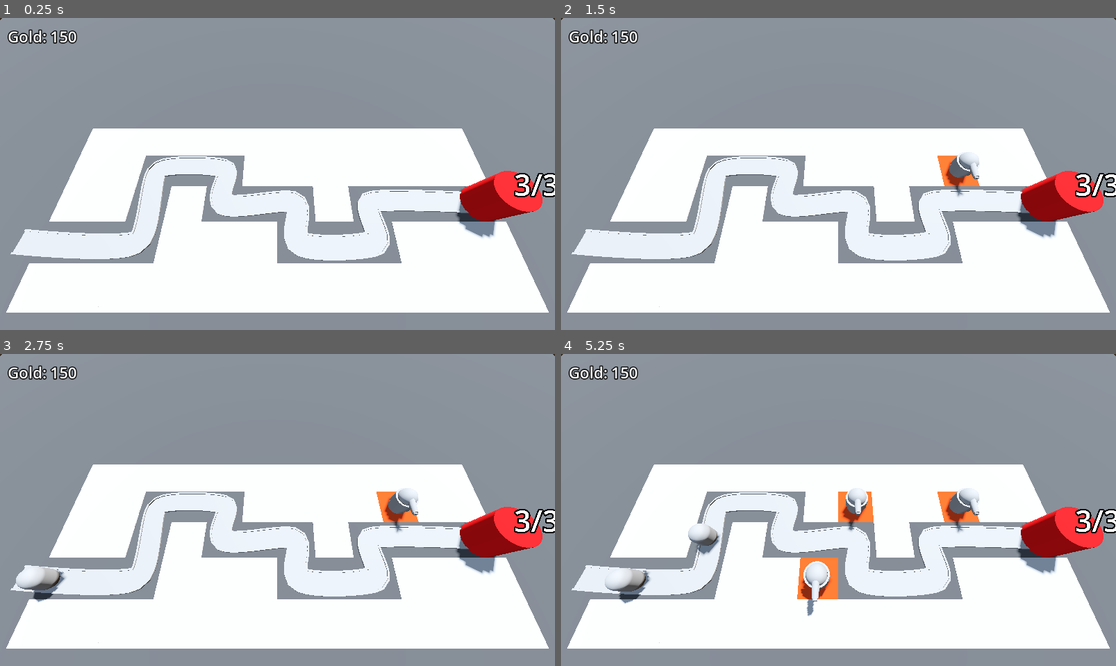
Above: before the commit, frames 1-4 (two rows, left to right).
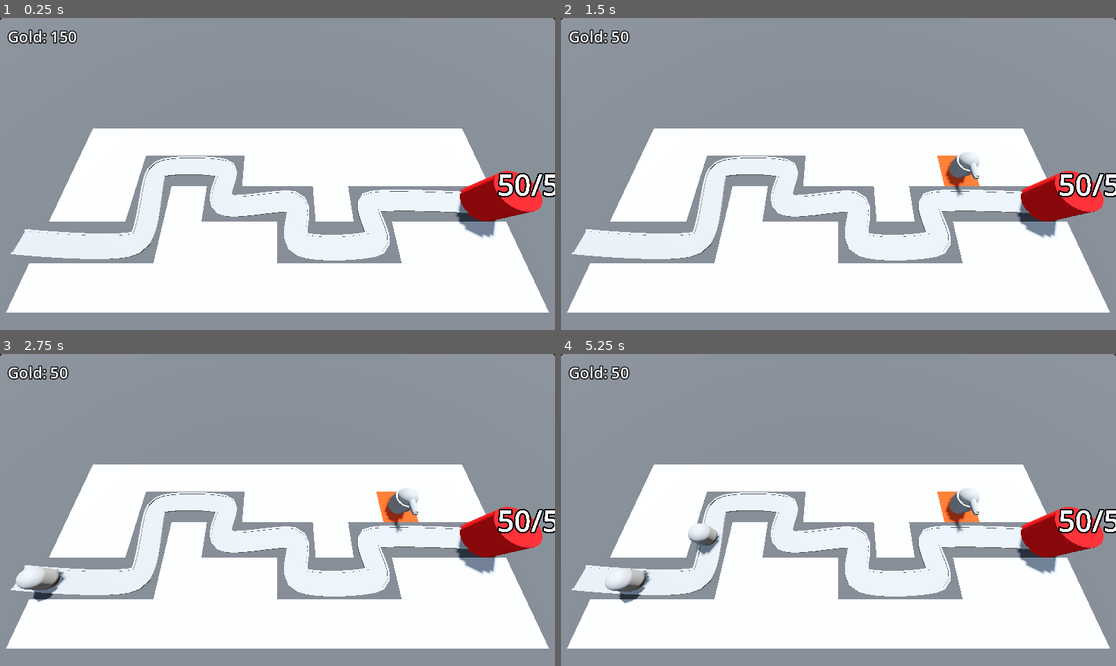
Above: after the commit, the same moments.

Repository: RileyWaldo/BarbarianBlaster
Game: Godot game, scene res://base_level.tscn
The game is run twice, just before and just after one commit, with the same random seed, the same clock (stepped at 60 frames per second) and the same inputs.
Inputs (mouse positions are in pixels of both pictures, inside the frame that each line leads up to):
- Up to frame 1 (0.25 s): no input
- Up to frame 2 (1.5 s): tap Enter at 0.5 s; move the mouse to (960, 158) at 0.52 s; click (960, 158) at 0.6 s; tap Space at 1.25 s; move the mouse to (727, 189) at 1.27 s; click (727, 189) at 1.35 s
- Up to frame 3 (2.75 s): tap Enter at 2 s; move the mouse to (333, 441) at 2.02 s; click (333, 441) at 2.1 s
- Up to frame 4 (5.25 s): move the mouse to (810, 572) at 2.77 s; click (810, 572) at 2.85 s; move the mouse to (1005, 556) at 3.52 s; click (1005, 556) at 3.6 s; move the mouse to (672, 463) at 4.27 s; click (672, 463) at 4.35 s; move the mouse to (866, 510) at 5.02 s; click (866, 510) at 5.1 s

The runs differ from the first frame. In frame 1, 0.3% of the frame differs, in the area x 89-100%, y 49-58%; in frame 2, 0.5%; in frame 3, 0.5%; in frame 4, 1.8%, in the area x 9-100%, y 4-84%.

Commit message:
Added difficulty curves

Diff:
--- /dev/null
+++ b/GameObjects/DifficultyManager.tscn
@@ -0,0 +1,23 @@
+[gd_scene load_steps=4 format=3 uid="uid://dxdhm0jx1qa8s"]
+
+[ext_resource type="Script" uid="uid://dg6vkut34wfv0" path="res://Scripts/DifficultyManager.gd" id="1_gsphe"]
+
+[sub_resource type="Curve" id="Curve_gsphe"]
+_limits = [0.25, 2.0, 0.0, 1.0]
+_data = [Vector2(0, 2), 0.0, -1.7500001, 0, 1, Vector2(1, 0.25), -1.7500001, 0.0, 1, 0]
+point_count = 2
+
+[sub_resource type="Curve" id="Curve_d2yxh"]
+_limits = [1.0, 6.0, 0.0, 1.0]
+_data = [Vector2(0, 1), 0.0, 5.0, 0, 1, Vector2(1, 6), 5.0, 0.0, 1, 0]
+point_count = 2
+
+[node name="DifficultyManager" type="Node"]
+script = ExtResource("1_gsphe")
+spawnTimeCurve = SubResource("Curve_gsphe")
+enemyHealthCurve = SubResource("Curve_d2yxh")
+
+[node name="Timer" type="Timer" parent="."]
+one_shot = true
+
+[connection signal="timeout" from="Timer" to="." method="_on_timer_timeout"]
--- a/GameObjects/Enemy.tscn
+++ b/GameObjects/Enemy.tscn
@@ -14,6 +14,21 @@
 radius = 1.0
 height = 3.0
 
+[sub_resource type="Animation" id="Animation_t2g0b"]
+length = 0.001
+tracks/0/type = "value"
+tracks/0/imported = false
+tracks/0/enabled = true
+tracks/0/path = NodePath("DamageHilight:visible")
+tracks/0/interp = 1
+tracks/0/loop_wrap = true
+tracks/0/keys = {
+"times": PackedFloat32Array(0),
+"transitions": PackedFloat32Array(1),
+"update": 1,
+"values": [false]
+}
+
 [sub_resource type="Animation" id="Animation_epw33"]
 resource_name = "TakeDamage"
 length = 0.1
@@ -28,21 +43,6 @@
 "transitions": PackedFloat32Array(1, 1),
 "update": 1,
 "values": [true, false]
-}
-
-[sub_resource type="Animation" id="Animation_t2g0b"]
-length = 0.001
-tracks/0/type = "value"
-tracks/0/imported = false
-tracks/0/enabled = true
-tracks/0/path = NodePath("DamageHilight:visible")
-tracks/0/interp = 1
-tracks/0/loop_wrap = true
-tracks/0/keys = {
-"times": PackedFloat32Array(0),
-"transitions": PackedFloat32Array(1),
-"update": 1,
-"values": [false]
 }
 
 [sub_resource type="AnimationLibrary" id="AnimationLibrary_bfy4x"]
--- a/GameObjects/Turret.tscn
+++ b/GameObjects/Turret.tscn
@@ -89,7 +89,7 @@
 
 [node name="ProjectileSpawnPoint" type="Node3D" parent="TurretBase/TurretTop/Gun"]
 unique_name_in_owner = true
-transform = Transform3D(1, 0, 0, 0, -4.371139e-08, 1, 0, -1, -4.371139e-08, 0, 0.96808946, 0.3172922)
+transform = Transform3D(1, 0, 0, 0, -4.371139e-08, 1, 0, -1, -4.371139e-08, 0, 0.96808946, 0.7565182)
 
 [node name="MeshInstance3D" type="MeshInstance3D" parent="TurretBase/TurretTop"]
 transform = Transform3D(1, 0, 0, 0, 1, 0, 0, 0, 1, 0, 0.3, 0)
--- a/Scripts/Bank.gd
+++ b/Scripts/Bank.gd
@@ -1,4 +1,6 @@
 extends MarginContainer
+
+class_name Bank
 
 @export var startingGold: int = 150
 
--- /dev/null
+++ b/Scripts/DifficultyManager.gd
@@ -0,0 +1,26 @@
+extends Node
+
+@export var gameLength: float = 30.0
+@export var spawnTimeCurve: Curve
+@export var enemyHealthCurve: Curve
+
+signal stopSpawningEnemies
+
+@onready var timer: Timer = $Timer
+
+func _ready() -> void:
+	timer.start(gameLength)
+
+
+func GameProgressRatio() -> float:
+	return 1.0 - (timer.time_left / gameLength)
+
+func GetSpawnTime() -> float:
+	return spawnTimeCurve.sample(GameProgressRatio())
+
+func GetEnemyHealth() -> float:
+	return enemyHealthCurve.sample(GameProgressRatio())
+
+
+func _on_timer_timeout() -> void:
+	stopSpawningEnemies.emit()
--- a/Scripts/Enemy.gd
+++ b/Scripts/Enemy.gd
@@ -3,10 +3,12 @@
 @export var moveSpeed: float = 5
 @export var damage: int = 1
 @export var maxHealth: int = 2
+@export var goldReward: int = 15
 
 @onready var animationPlayer: AnimationPlayer = $AnimationPlayer
 @onready var health: int = maxHealth
 @onready var base: Base = get_tree().get_first_node_in_group("base")
+@onready var bank: Bank = get_tree().get_first_node_in_group("bank")
 
 func _process(delta: float) -> void:
 	progress += delta * moveSpeed
@@ -14,9 +16,11 @@
 	if(progress_ratio >= 1.0):
 		base.TakeDamage(damage)
 		process_mode = Node.PROCESS_MODE_DISABLED
+		queue_free()
 
 func TakeDamage(damageTaken: int) -> void:
 	health -= damageTaken
 	animationPlayer.play("TakeDamage")
 	if(health <= 0):
+		bank.gold += goldReward
 		queue_free()
--- a/Scripts/RayPickerCamera.gd
+++ b/Scripts/RayPickerCamera.gd
@@ -3,8 +3,10 @@
 @export var gridMap: GridMap
 @export var rayMaxDistance: float = 100.0
 @export var turretManager: Node3D
+@export var turretCost: int = 100
 
 @onready var rayCast: RayCast3D = $RayCast3D
+@onready var bank: Bank = get_tree().get_first_node_in_group("bank")
 
 func _process(_delta: float) -> void:
 	var mousePos: Vector2 = get_viewport().get_mouse_position()
@@ -12,6 +14,10 @@
 	rayCast.force_raycast_update()
 
 	Input.set_default_cursor_shape(Input.CURSOR_ARROW)
+
+	if(bank.gold < turretCost):
+		return
+
 	if(rayCast.is_colliding()):
 		Input.set_default_cursor_shape(Input.CURSOR_POINTING_HAND)
 
@@ -26,3 +32,4 @@
 			gridMap.set_cell_item(cell, 1)
 			var tilePosition = gridMap.map_to_local(cell)
 			turretManager.BuildTurret(tilePosition)
+			bank.gold -= turretCost
--- a/Scripts/enemySpawner.gd
+++ b/Scripts/enemySpawner.gd
@@ -1,7 +1,16 @@
 extends Path3D
 
+@export var difficultyManager: Node
 @export var enemyScene: PackedScene
+
+@onready var spawnTimer: Timer = $SpawnTimer
 
 func SpawnEnemy() -> void:
 	var newEnemy = enemyScene.instantiate()
+	newEnemy.maxHealth = difficultyManager.GetEnemyHealth()
 	add_child(newEnemy)
+	spawnTimer.wait_time = difficultyManager.GetSpawnTime()
+
+
+func _on_difficulty_manager_stop_spawning_enemies() -> void:
+	spawnTimer.stop()
--- a/base_level.tscn
+++ b/base_level.tscn
@@ -8,6 +8,7 @@
 [ext_resource type="Script" uid="uid://btm061wtvyf1a" path="res://Scripts/TurretManager.gd" id="5_ftfrf"]
 [ext_resource type="PackedScene" uid="uid://cwnwy7uaafk4l" path="res://GameObjects/Turret.tscn" id="6_u2wky"]
 [ext_resource type="Script" uid="uid://dwd4mt5m3m28w" path="res://Scripts/Bank.gd" id="8_bkkah"]
+[ext_resource type="PackedScene" uid="uid://dxdhm0jx1qa8s" path="res://GameObjects/DifficultyManager.tscn" id="9_xjg0i"]
 
 [sub_resource type="ProceduralSkyMaterial" id="ProceduralSkyMaterial_4sal3"]
 sky_horizon_color = Color(0.66224277, 0.6717428, 0.6867428, 1)
@@ -64,9 +65,10 @@
 "cells": PackedInt32Array(65535, 2, 0, 65530, 0, 0, 65530, 2, 0, 4, 2, 0, 65534, 2, 0, 65533, 2, 0, 65532, 2, 0, 3, 2,  …(461 unchanged characters)…
 }
 
-[node name="EnemyPath" type="Path3D" parent="."]
+[node name="EnemyPath" type="Path3D" parent="." node_paths=PackedStringArray("difficultyManager")]
 curve = SubResource("Curve3D_3o4py")
 script = ExtResource("3_u2wky")
+difficultyManager = NodePath("../DifficultyManager")
 enemyScene = ExtResource("2_5vx1e")
 
 [node name="Road" type="CSGPolygon3D" parent="EnemyPath"]
@@ -78,7 +80,7 @@
 path_simplify_angle = 0.0
 path_rotation = 2
 path_rotation_accurate = false
-path_local = false
+path_local = true
 path_continuous_u = true
 path_u_distance = 1.0
 path_joined = false
@@ -92,7 +94,7 @@
 path_simplify_angle = 0.0
 path_rotation = 2
 path_rotation_accurate = false
-path_local = false
+path_local = true
 path_continuous_u = true
 path_u_distance = 1.0
 path_joined = false
@@ -106,7 +108,7 @@
 path_simplify_angle = 0.0
 path_rotation = 2
 path_rotation_accurate = false
-path_local = false
+path_local = true
 path_continuous_u = true
 path_u_distance = 1.0
 path_joined = false
@@ -117,14 +119,14 @@
 
 [node name="Base" parent="." instance=ExtResource("3_eesb3")]
 transform = Transform3D(1, 0, 0, 0, 1, 0, 0, 0, 1, 22, 0, 2)
-maxHealth = 3
+maxHealth = 50
 
 [node name="TurretManager" type="Node3D" parent="." node_paths=PackedStringArray("enemyPath")]
 script = ExtResource("5_ftfrf")
 enemyPath = NodePath("../EnemyPath")
 turret = ExtResource("6_u2wky")
 
-[node name="Bank" type="MarginContainer" parent="."]
+[node name="Bank" type="MarginContainer" parent="." groups=["bank"]]
 anchors_preset = 15
 anchor_right = 1.0
 anchor_bottom = 1.0
@@ -144,4 +146,7 @@
 text = "Gold: 100"
 label_settings = SubResource("LabelSettings_2elnx")
 
+[node name="DifficultyManager" parent="." instance=ExtResource("9_xjg0i")]
+
 [connection signal="timeout" from="EnemyPath/SpawnTimer" to="EnemyPath" method="SpawnEnemy"]
+[connection signal="stopSpawningEnemies" from="DifficultyManager" to="EnemyPath" method="_on_difficulty_manager_stop_spawning_enemies"]
--- a/project.godot
+++ b/project.godot
@@ -19,6 +19,7 @@
 
 base="For easy access to the base"
 enemy="For enemy detection"
+bank="For easy access to the bank"
 
 [input]
 
Not shown, added: Scripts/DifficultyManager.gd.uid
Not shown: 1 places in base_level.tscn that only renumber resources
